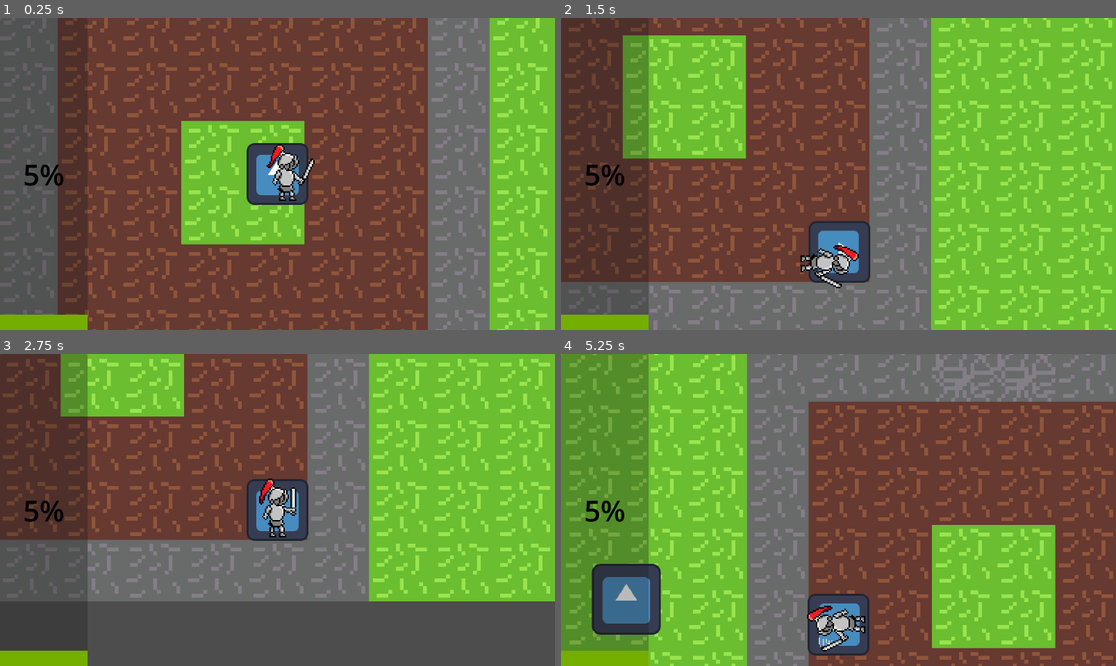
Above: before the commit, frames 1-4 (two rows, left to right).
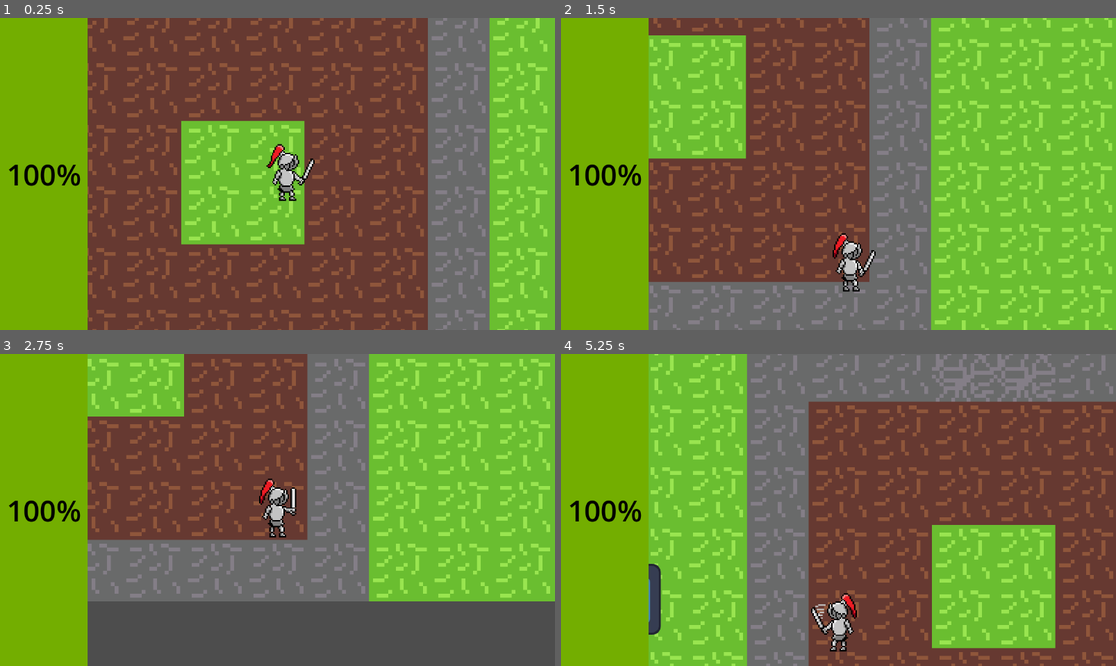
Above: after the commit, the same moments.

Repository: Kokonico/sanitation
Game: Godot game, scene res://Scenes/world.tscn
Same seed, same stepped clock (60 frames per second), same inputs: the game is played once before the commit and once after it. The engine's default icon, where the game draws it, is replaced by a stand-in: a white triangle on a blue panel in a dark square.
Inputs (mouse positions are in pixels of both pictures, inside the frame that each line leads up to):
- Up to frame 1 (0.25 s): no input
- Up to frame 2 (1.5 s): tap Enter at 0.5 s; move the mouse to (960, 158) at 0.52 s; hold D (move-right) 0.53-1.28 s; click (960, 158) at 0.6 s; move the mouse to (727, 189) at 1.27 s; hold S (move-down) from 1.28 s (still down); tap Space (dash) at 1.35 s
- Up to frame 3 (2.75 s): move the mouse to (333, 441) at 2.02 s; release S (move-down) at 2.03 s; hold D (move-right) from 2.03 s (still down); click (333, 441) at 2.1 s
- Up to frame 4 (5.25 s): move the mouse to (810, 572) at 2.77 s; release D (move-right) at 2.78 s; hold W (move-up) 2.78-3.53 s; tap Space (dash) at 2.85, 4.35 s; move the mouse to (1005, 556) at 3.52 s; hold A (move-left) 3.53-5.03 s; click (1005, 556) at 3.6 s; move the mouse to (672, 463) at 4.27 s; move the mouse to (866, 510) at 5.02 s; hold S (move-down) from 5.03 s (still down); click (866, 510) at 5.1 s

The runs differ from the first frame. In frame 1, 17% of the frame differs, in the area x 0-56%, y 0-96%; in frame 2, 17%, in the area x 0-57%, y 0-96%; in frame 3, 16%; in frame 4, 17%.

Commit message:
i forgot

Diff:
--- a/Scenes/dialog.tscn
+++ b/Scenes/dialog.tscn
@@ -13,7 +13,7 @@
 offset_right = -193.0
 offset_bottom = -18.0
 grow_horizontal = 2
-grow_vertical = 0
+grow_vertical = 2
 
 [node name="Text" type="Label" parent="."]
 layout_mode = 1
--- a/Scenes/player.tscn
+++ b/Scenes/player.tscn
@@ -1,7 +1,6 @@
-[gd_scene load_steps=29 format=3 uid="uid://bnbexd7lsiij2"]
+[gd_scene load_steps=28 format=3 uid="uid://bnbexd7lsiij2"]
 
 [ext_resource type="Script" path="res://scripts/player.gd" id="1_6cs37"]
-[ext_resource type="Texture2D" uid="uid://du0lenqpft2yx" path="res://icon.svg" id="1_aptos"]
 [ext_resource type="Texture2D" uid="uid://bu51vxh80ayn0" path="res://Animations/guy1-sword_swing no bg.png" id="3_7jf7x"]
 [ext_resource type="Texture2D" uid="uid://h73p53wino6y" path="res://Animations/guy1_-dash no bg(1).png" id="4_vm021"]
 [ext_resource type="Texture2D" uid="uid://basi30mqahpol" path="res://Animations/guy1-die no bg(1).png" id="5_ebr33"]
@@ -182,9 +181,6 @@
 collision_layer = 4
 collision_mask = 4
 script = ExtResource("1_6cs37")
-
-[node name="Sprite2D" type="Sprite2D" parent="."]
-texture = ExtResource("1_aptos")
 
 [node name="physicsbox" type="CollisionShape2D" parent="."]
 shape = SubResource("CircleShape2D_lp8tm")
@@ -205,8 +201,6 @@
 theme_override_colors/font_outline_color = Color(0, 0, 0, 1)
 theme_override_font_sizes/font_size = 60
 theme_override_styles/fill = SubResource("StyleBoxFlat_rl25q")
-max_value = 5.0
-allow_greater = true
 allow_lesser = true
 fill_mode = 3
 
--- a/Scripts/player.gd
+++ b/Scripts/player.gd
@@ -8,7 +8,7 @@
 
 
 const IS_PLAYER = true
-const MAX_HP = 100.0
+const MAX_HP = 5
 const SPEED = 1000.0
 const SPEED_CAP = 1000.0
 const FRACTION_FORCE = 100
@@ -65,11 +65,11 @@
 			has_input = true
 			attack()
 
+		direction = direction.normalized()
 		if direction != Vector2.ZERO:
 			last_direction = direction
 
-		direction = direction.normalized()
-		self.rotation = direction.angle()
+		# self.rotation = direction.angle()
 		if not sliding:
 			velocity += direction * SPEED
 			if abs(velocity.x) > SPEED_CAP:
@@ -85,6 +85,9 @@
 			var vely_abs = abs(velocity.y)
 			var vely_dir = 1 if vely_abs == velocity.y else -1
 			velocity.y = ((vely_abs - FRACTION_FORCE) if (vely_abs - FRACTION_FORCE) > 0 else 0) * vely_dir
+
+		if not has_input and last_direction == Vector2(-1, 0):
+			rotation = PI
 
 		if animator.animation != "attack":
 			if has_x_input or has_y_input:
